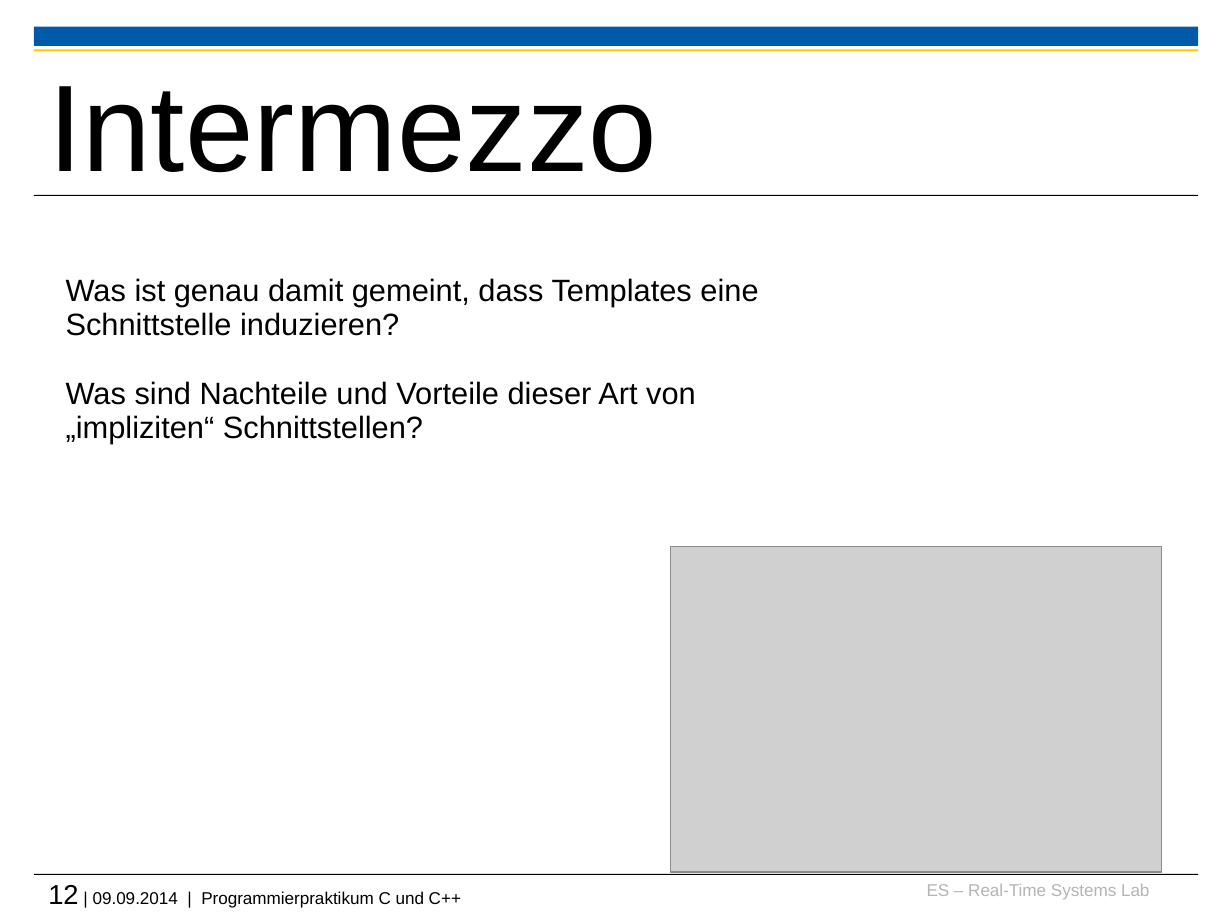
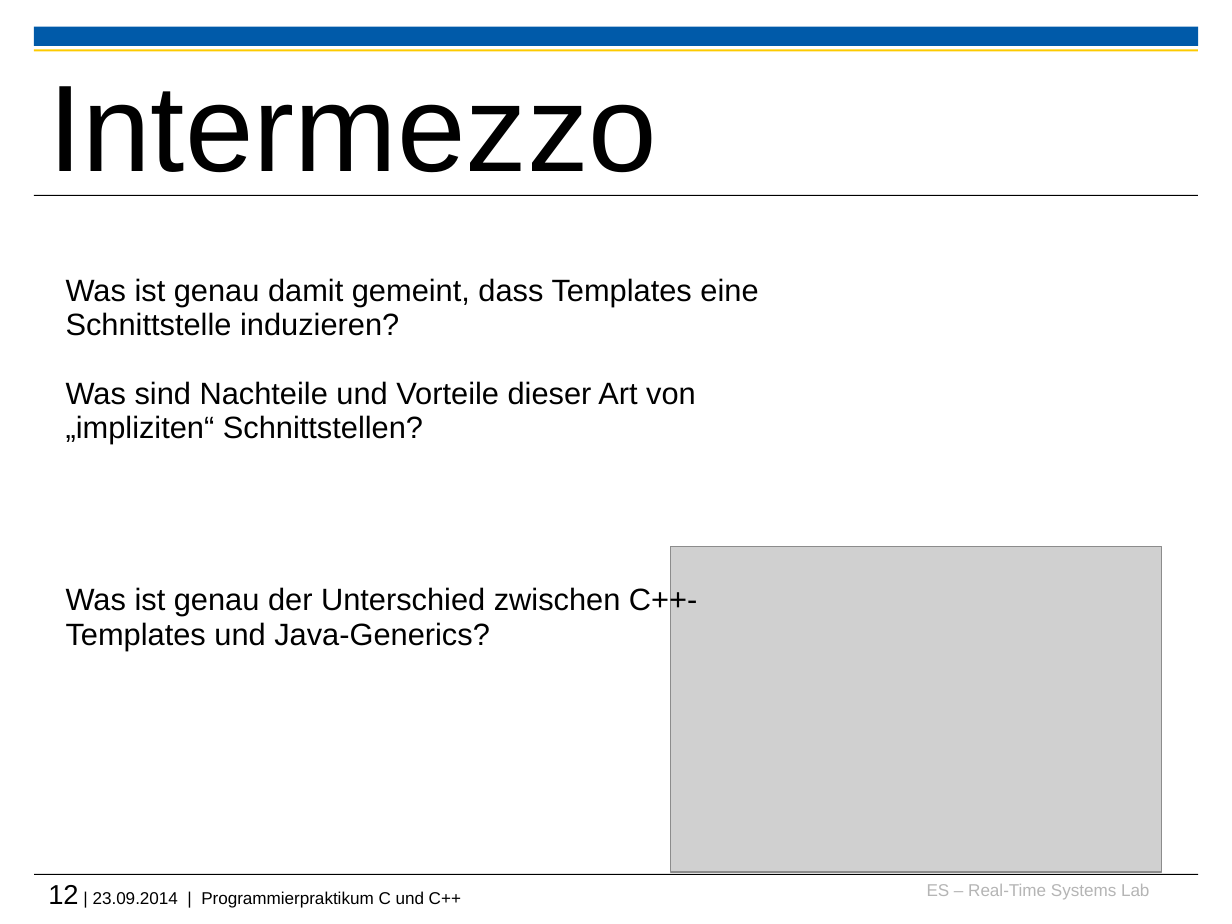
Before and after one commit to h82k/tud-cppp, a slide deck: slide 12 of Vorlesung/4 Fortgeschrittene Themen.pptx. Drawn at 1232x924 pixels with LibreOffice and Linux fonts; fonts in the diff are those of the drawing; grey boxes stand for pictures; background and template pictures are left out. Boxes give left, top, right and bottom in pixels: in the first picture for what was removed or moved away, otherwise in the second. Text is boxed around its words. In the diff, an @@ line names an element or a change of style, - is before the commit and + after.

```diff
--- a/Vorlesung/4 Fortgeschrittene Themen.pptx
+++ b/Vorlesung/4 Fortgeschrittene Themen.pptx
@@ text at (x1=66, y1=381, x2=697, y2=650): text changed @@
-Was sind Nachteile und Vorteile dieser Art von „impliziten“ Schnittstellen?
+Was sind Nachteile und Vorteile dieser Art von „impliziten“ Schnittstellen?
+Was ist genau der Unterschied zwischen C++-Templates und Java-Generics?
@@ text at (x1=48, y1=885, x2=461, y2=908): text changed @@
-12 | 09.09.2014 | Programmierpraktikum C und C++
+12 | 23.09.2014 | Programmierpraktikum C und C++
```
Also in this commit, not shown: 10 other slides changed, 10 slides removed, 5 other files.
